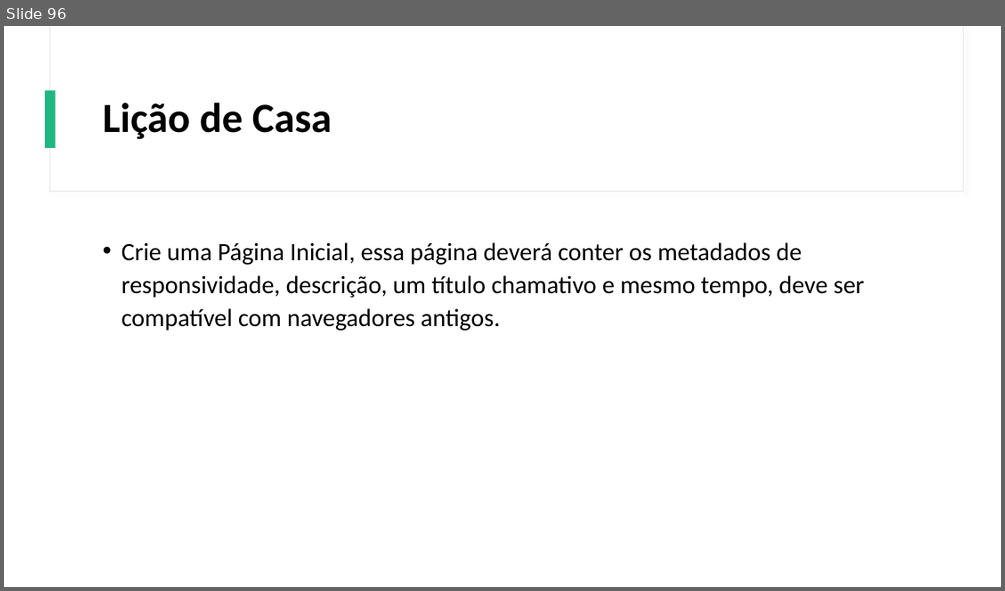
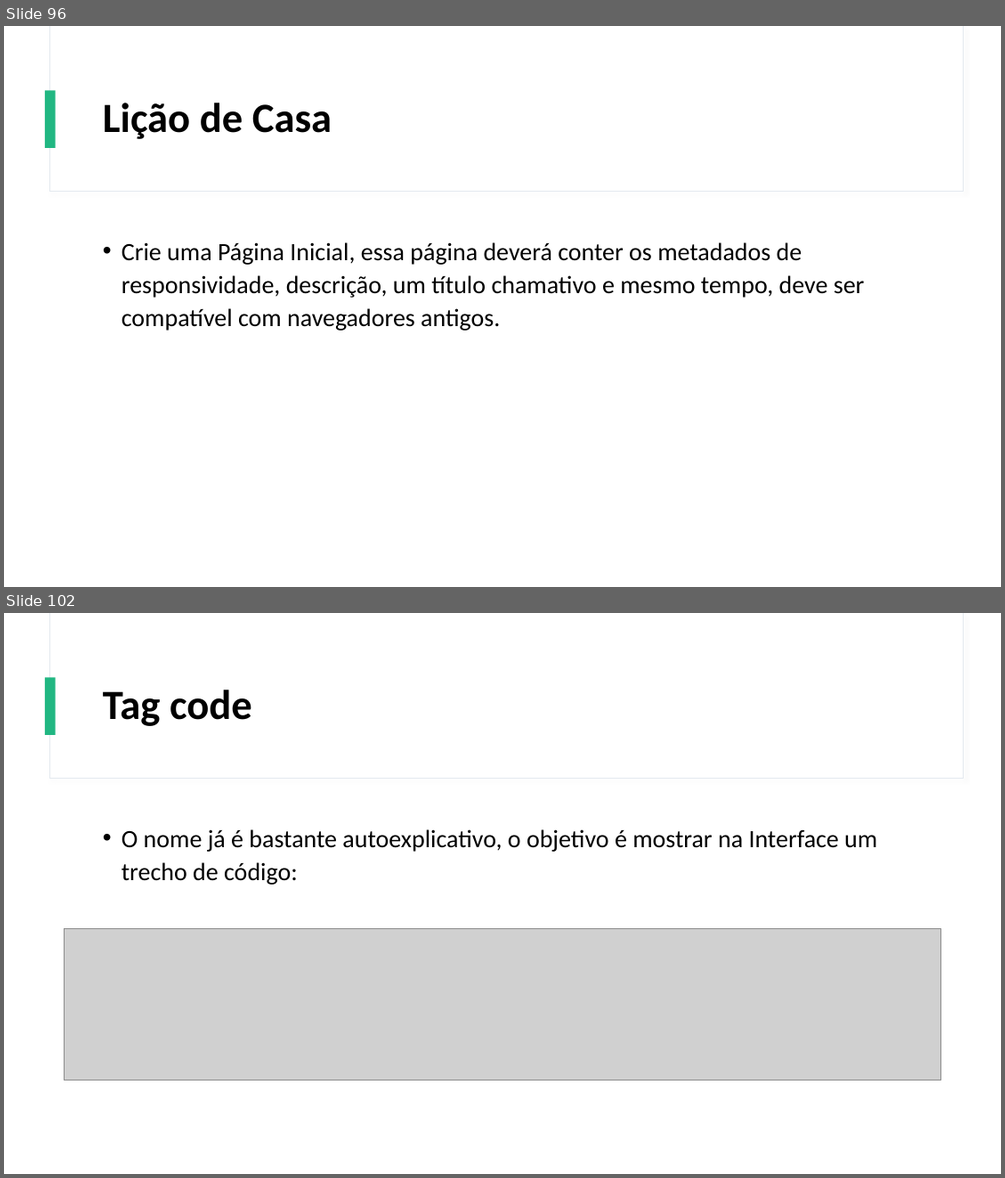
Before and after one commit to Gustavo6401/CursoHTMLCSS, a slide deck: Power Point/Curso de HTML e CSS.pptx. Shown one above the other, each under a label of ours: slide 96 before the commit, slides 96 and 102 after it; the slides between them are not shown. The pictures are 1005x591 and 1005x1178 pixels, drawn with LibreOffice and Linux fonts; fonts in the diff are those of the drawing; grey boxes stand for pictures. Boxes give left, top, right and bottom in pixels: in the first picture for what was removed or moved away, otherwise in the second. Text is boxed around its words. In the diff, an @@ line names an element or a change of style, - is before the commit and + after.

```diff
--- a/Power Point/Curso de HTML e CSS.pptx
+++ b/Power Point/Curso de HTML e CSS.pptx
@@ slide 102 added at (x1=4, y1=613, x2=1001, y2=1174), background #FFFFFF; not listed: 3 template elements that a slide beside it also shows @@
@@ title added at (x1=103, y1=690, x2=252, y2=726), 40 pt, text #000000, bold @@
+Tag code
@@ text added at (x1=121, y1=829, x2=877, y2=884), 24 pt, text #000000 @@
+• O nome já é bastante autoexplicativo, o objetivo é mostrar na Interface um trecho de código:
@@ picture added at (x1=65, y1=929, x2=941, y2=1080) @@
```
Also in this commit, not shown: 14 other slides added, 2 other files.
